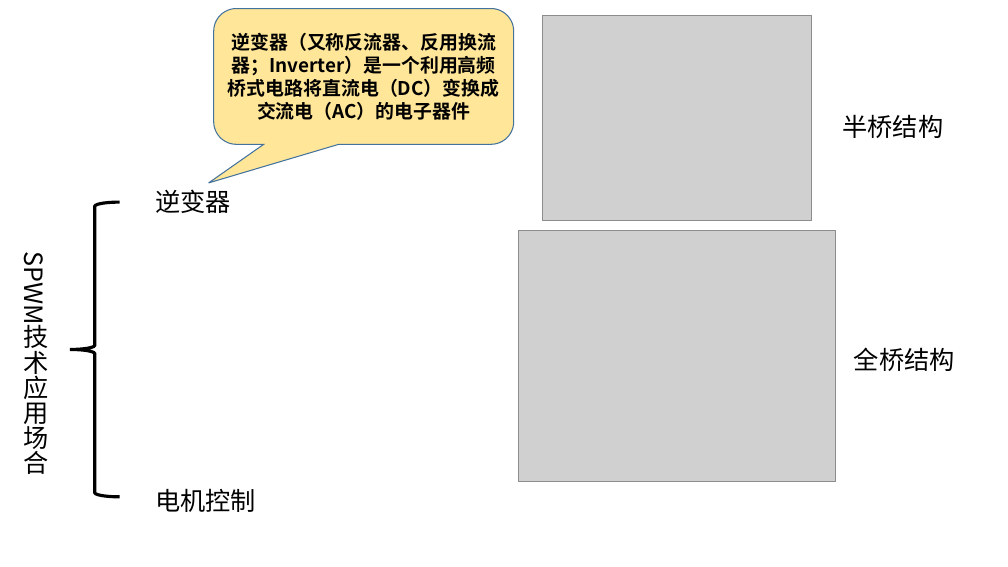
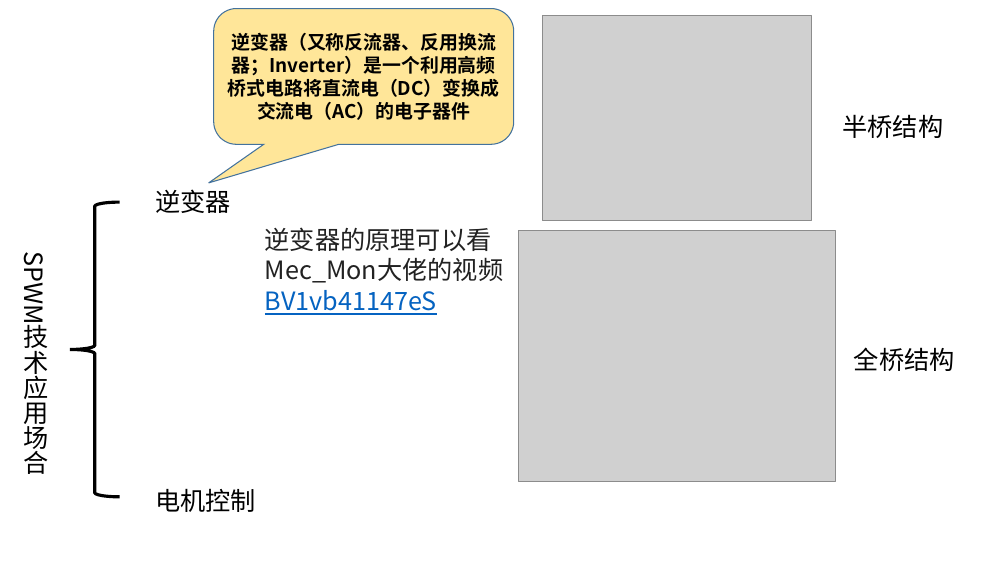
Before and after one commit to RicardoSung/STM32_practice, a slide deck: slide 3 of F03_single_pole/STM32实战——spwm开环单极性调制.pptx. Drawn at 1008x567 pixels with LibreOffice and Linux fonts; fonts in the diff are those of the drawing; grey boxes stand for pictures. Boxes give left, top, right and bottom in pixels: in the first picture for what was removed or moved away, otherwise in the second. Text is boxed around its words. In the diff, an @@ line names an element or a change of style, - is before the commit and + after.

```diff
--- a/F03_single_pole/STM32实战——spwm开环单极性调制.pptx
+++ b/F03_single_pole/STM32实战——spwm开环单极性调制.pptx
@@ text added at [265, 227, 503, 283], 24 pt, text #222222 @@
+逆变器的原理可以看Mec_Mon大佬的视频BV1vb41147eS
```
Also in this commit, not shown: 2 other slides changed, 1 slide added, 1 other file.
